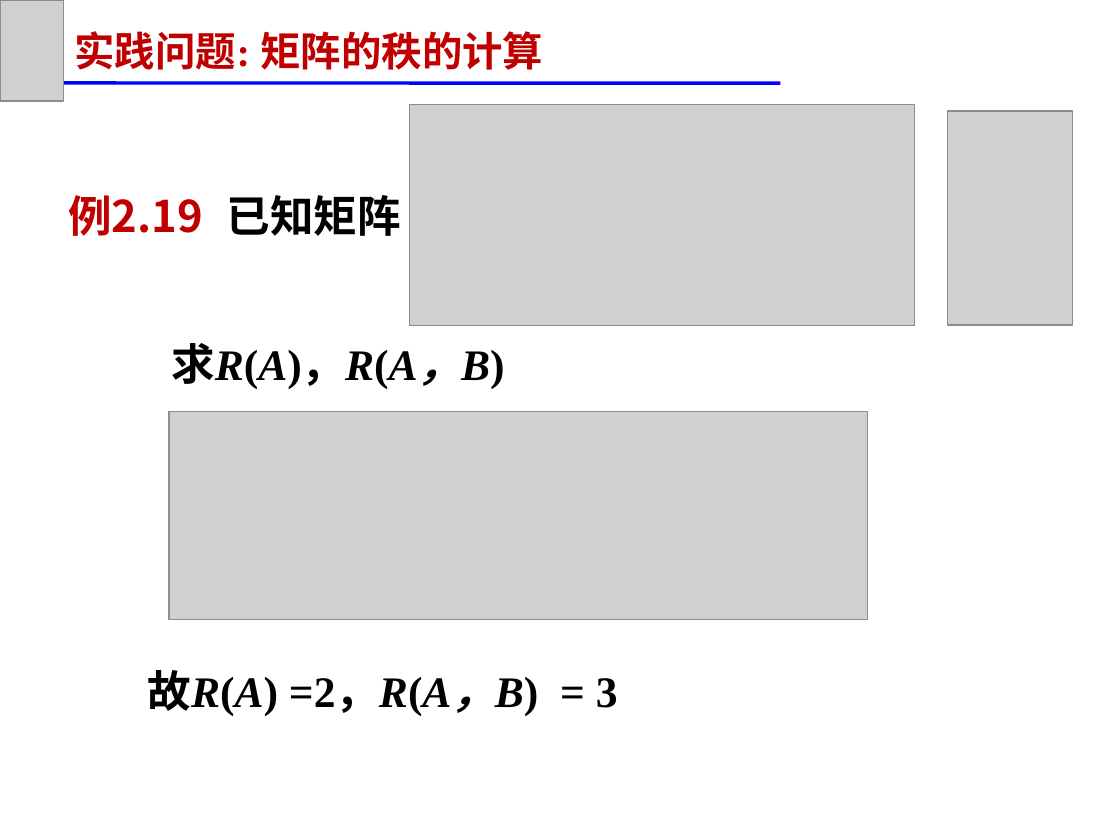
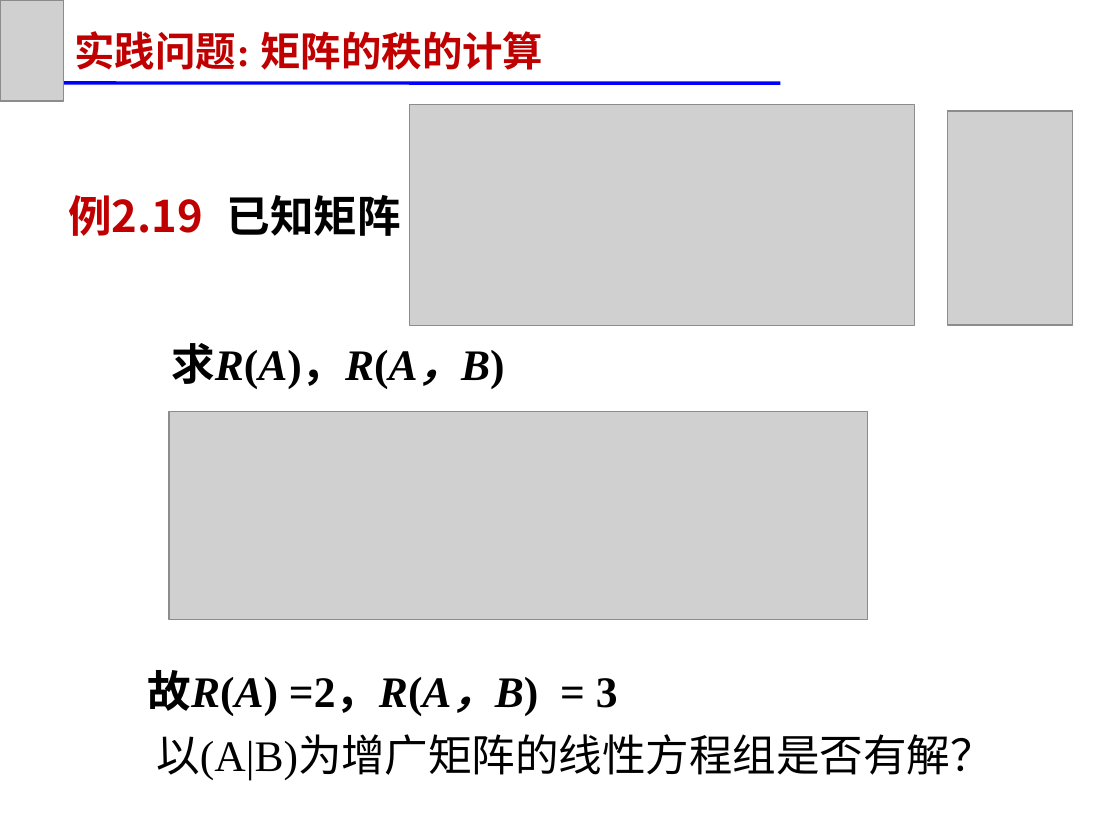
Before and after one commit to zeemeil/zeemeil.github.io, a slide deck: slide 17 of files/2025_2_LM/1104_0206.pptx. Drawn at 1120x840 pixels with LibreOffice and Linux fonts; fonts in the diff are those of the drawing; grey boxes stand for pictures. Boxes give left, top, right and bottom in pixels: in the first picture for what was removed or moved away, otherwise in the second. Text is boxed around its words. In the diff, an @@ line names an element or a change of style, - is before the commit and + after.

```diff
--- a/files/2025_2_LM/1104_0206.pptx
+++ b/files/2025_2_LM/1104_0206.pptx
@@ text added at box(156, 734, 994, 781), 28 pt, text #000000 @@
+以(A|B)为增广矩阵的线性方程组是否有解？
```
Also in this commit, not shown: 1 slide added, 11 other files.
